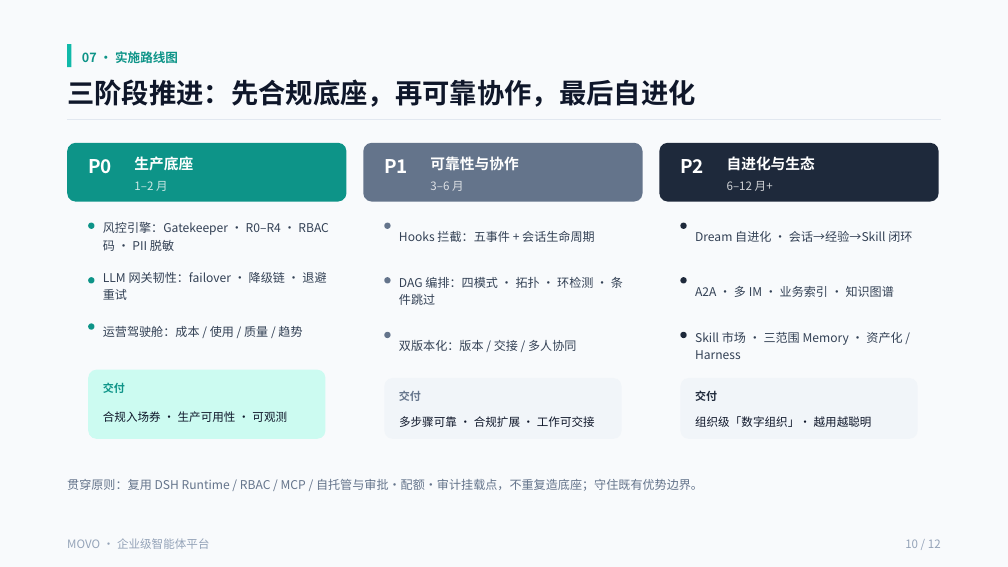
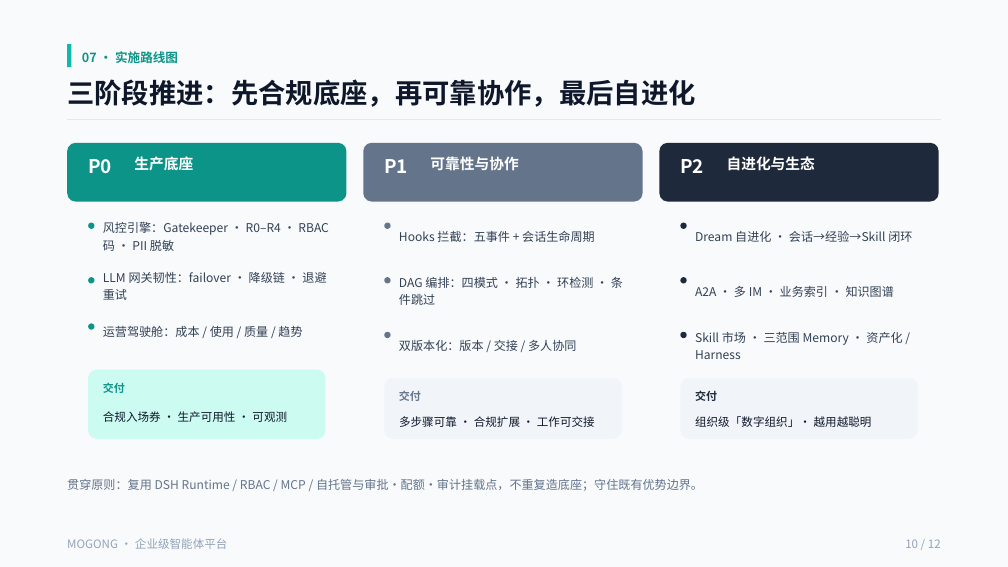
Before and after one commit to cooper2006/mogo, a slide deck: slide 10 of docs/movo-intro-v3.pptx. Drawn at 1008x567 pixels with LibreOffice and Linux fonts; fonts in the diff are those of the drawing. Boxes give left, top, right and bottom in pixels: in the first picture for what was removed or moved away, otherwise in the second. Text is boxed around its words. In the diff, an @@ line names an element or a change of style, - is before the commit and + after.

```diff
--- a/docs/movo-intro-v3.pptx
+++ b/docs/movo-intro-v3.pptx
@@ text removed at box(134, 181, 168, 191) @@
-1–2 月
@@ text removed at box(430, 181, 464, 191) @@
-3–6 月
@@ text removed at box(727, 181, 773, 191) @@
-6–12 月+
@@ text at box(67, 538, 228, 549): text changed @@
-MOVO · 企业级智能体平台
+MOGONG · 企业级智能体平台
```
Also in this commit, not shown: 11 other slides changed, 7 other files.
